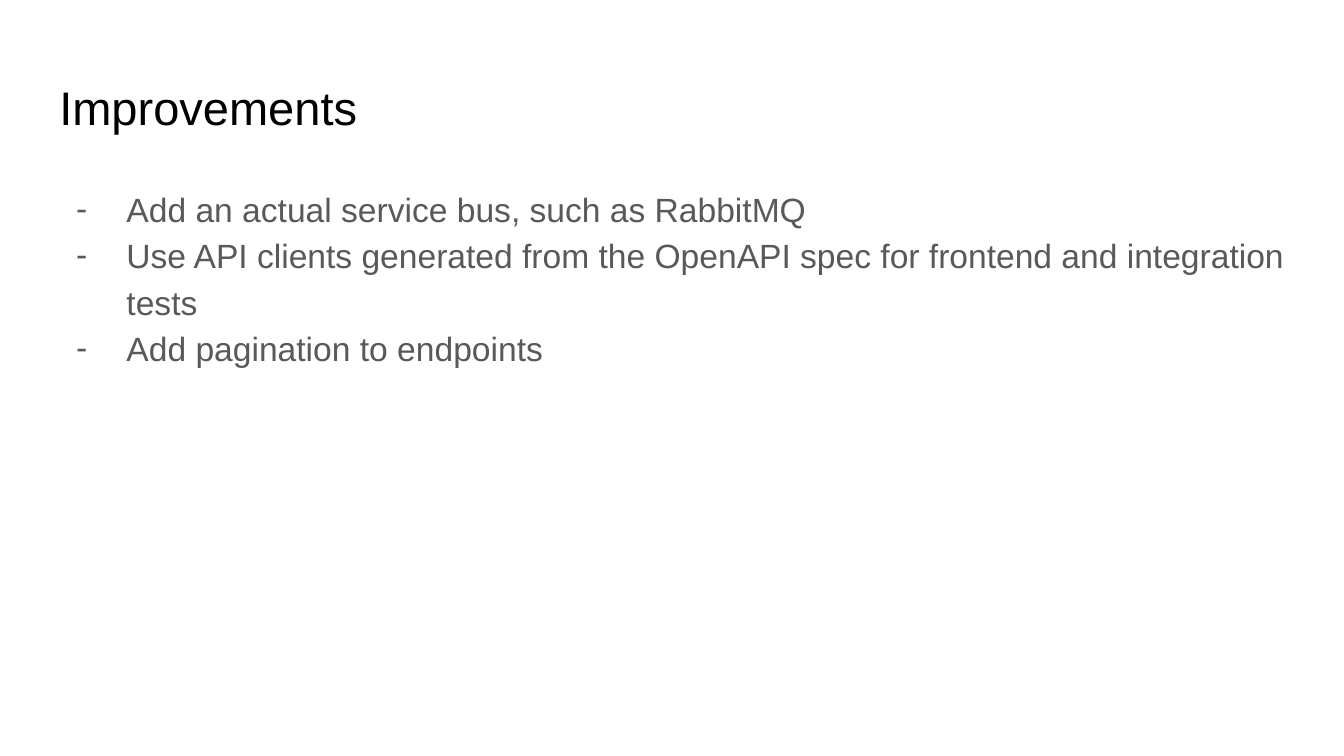
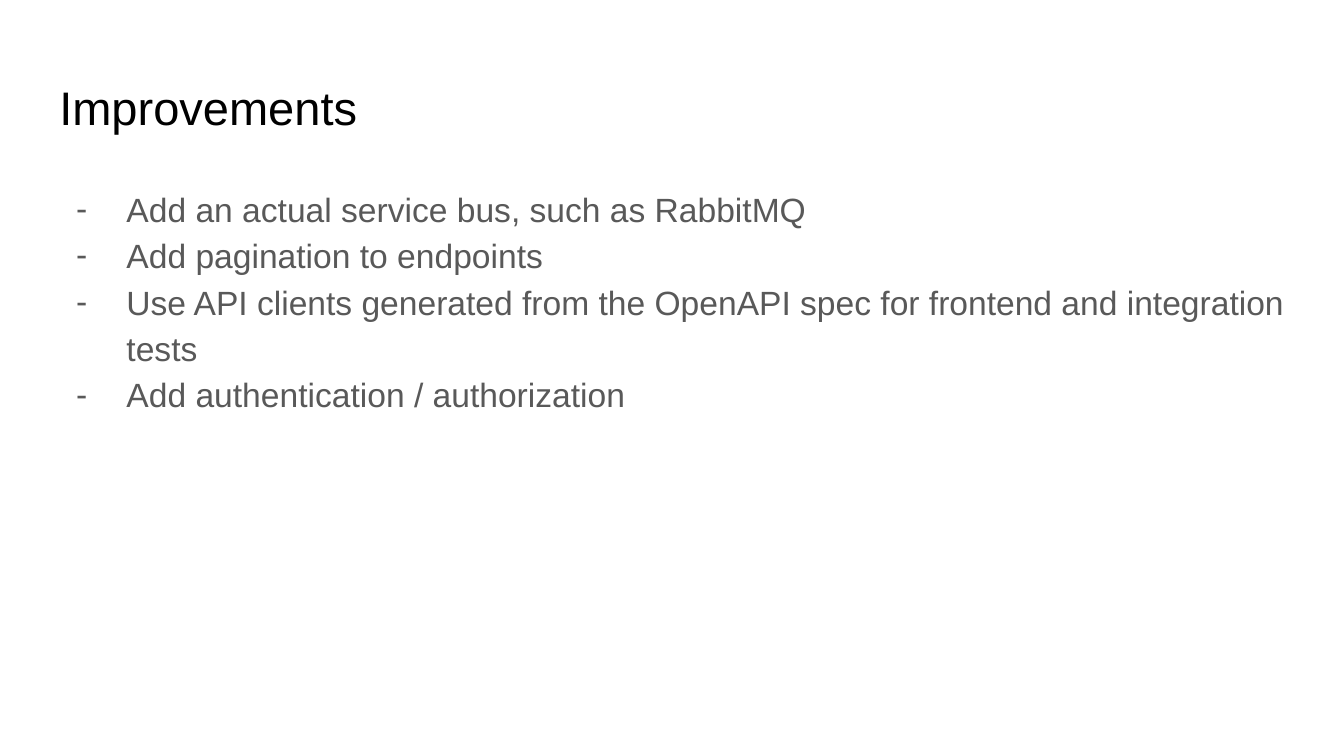
Before and after one commit to lusin-throwaway/RedYellowGreen, a slide deck: slide 11 of slides.pptx. Drawn at 1344x756 pixels with LibreOffice and Linux fonts; fonts in the diff are those of the drawing. Boxes give left, top, right and bottom in pixels: in the first picture for what was removed or moved away, otherwise in the second. Text is boxed around its words. In the diff, an @@ line names an element or a change of style, - is before the commit and + after.

Commit message:
update slides

```diff
--- a/slides.pptx
+++ b/slides.pptx
@@ text at bbox=[126, 243, 543, 274]: paragraph added @@
+– Add pagination to endpoints
@@ text at bbox=[126, 382, 625, 408]: text changed @@
-– Add pagination to endpoints
+– Add authentication / authorization
```
